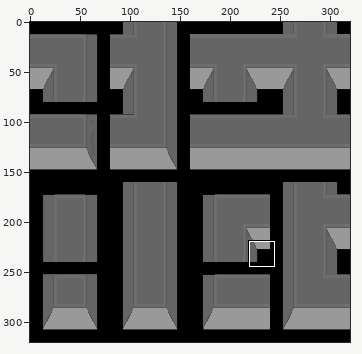
One commit to this sprite sheet: Textures/Things/Buildings/Linked/SCR_Wall_Atlas_Concrete.png. Above, an overview of the earlier version with the close-up marked.
Close-up. Before the commit:
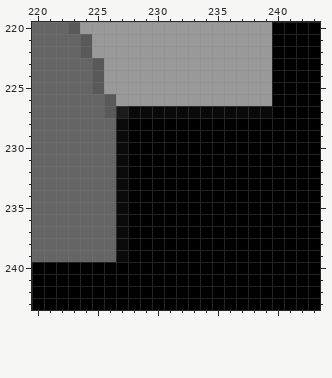
The file is 320x320 pixels. Colours within 5 levels of each other are drawn and written as one. Shown: x 220..243, y 220..243. The commit also changed other parts of the picture, which this record leaves out.
The result:
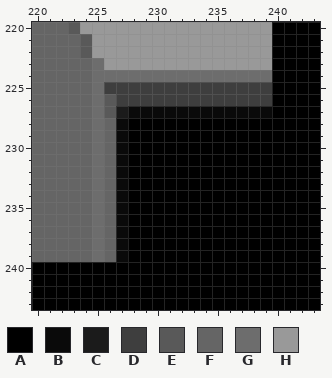
Palette (. is transparent): A #000000  B #0a0a0a  C #1b1b1b  D #3e3e3e  E #595959  F #656565  G #6d6d6d  H #999999
Change:
y 223: x 225 E -> G
y 224: x 225..239 EHHHHHHHHHHHHHH -> GGGGGGGGGGGGGGG
y 225: x 225..239 EHHHHHHHHHHHHHH -> GDDDDDDDDDDDDDD
y 226: x 225 F -> G; x 227..239 HHHHHHHHHHHHH -> DDDDDDDDDDDDD
y 227..239: x 225 F -> G
